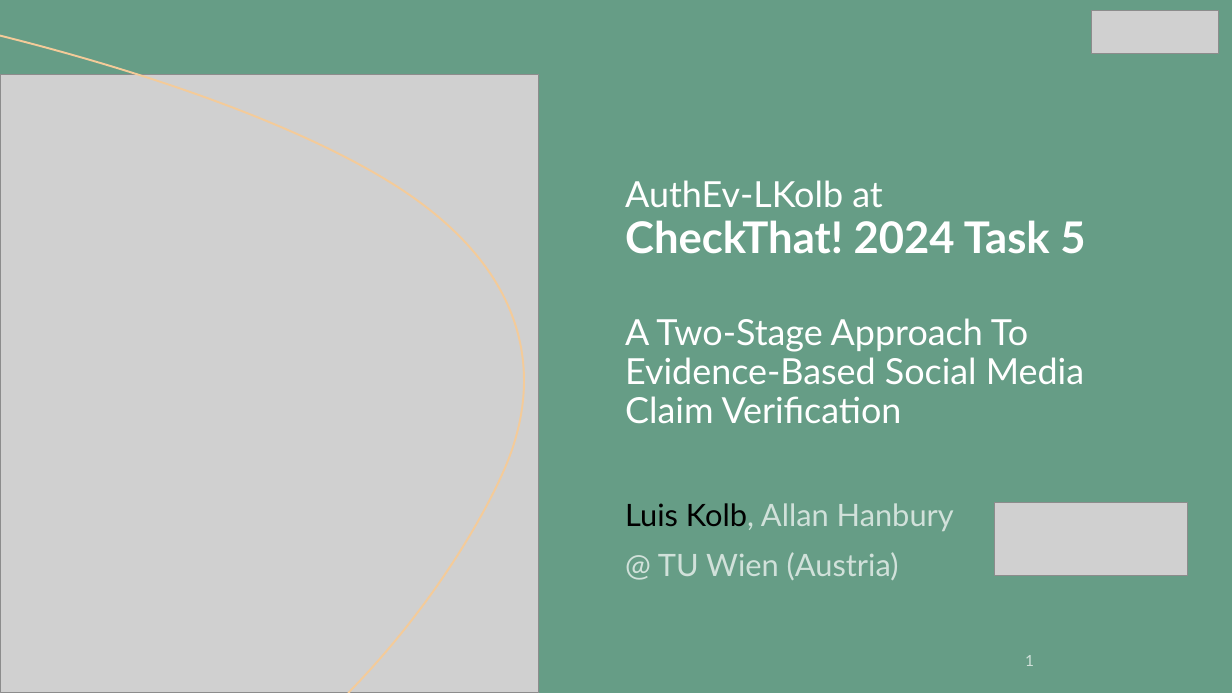
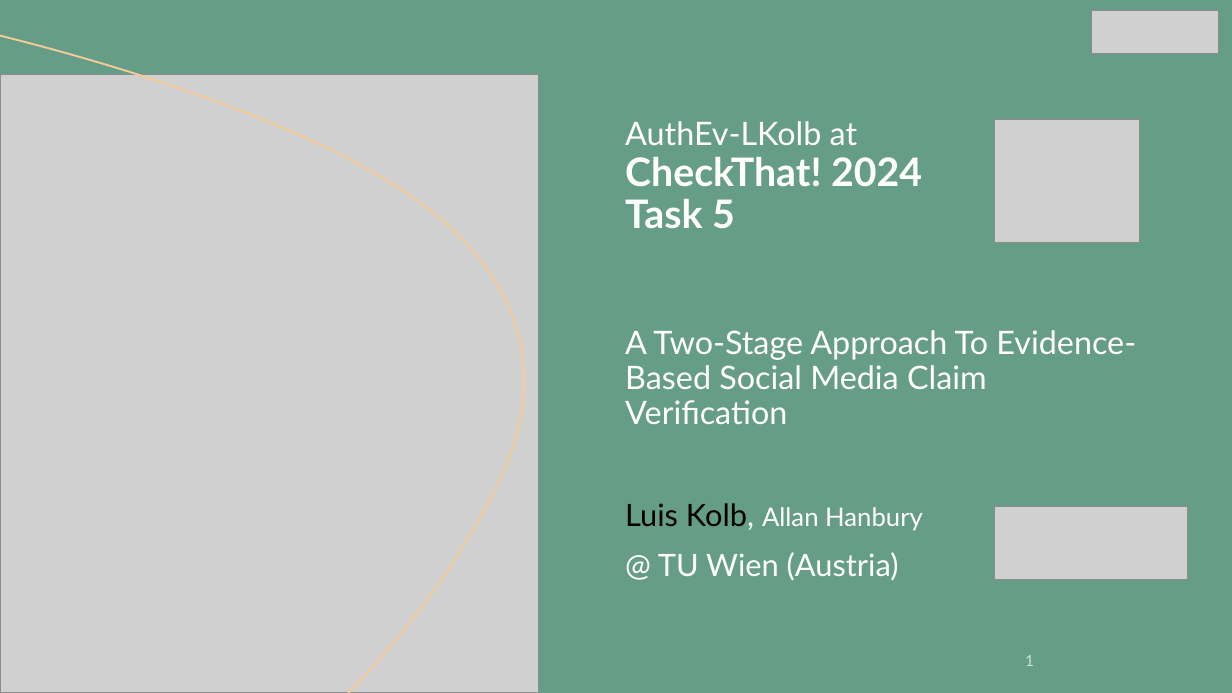
Before and after one commit to LuisKolb/clef-2024-authority, a slide deck: slide 1 of talk/CLEF 2024 talk Luis Kolb.pptx. Drawn at 1232x693 pixels with LibreOffice and Linux fonts; fonts in the diff are those of the drawing; grey boxes stand for pictures; background and template pictures are left out. Boxes give left, top, right and bottom in pixels: in the first picture for what was removed or moved away, otherwise in the second. Text is boxed around its words. In the diff, an @@ line names an element or a change of style, - is before the commit and + after.

```diff
--- a/talk/CLEF 2024 talk Luis Kolb.pptx
+++ b/talk/CLEF 2024 talk Luis Kolb.pptx
@@ title "AuthEv-LKolb at CheckThat! 2024 Task ..." at (x1=625, y1=121, x2=1136, y2=424): size 28 to 25.2 pt in "AuthEv-LKolb at", "A Two-Stage Approach To Evidence-Based Social Media ..."; size 34 to 30.6 pt in "CheckThat! 2024 Task 5" @@
@@ picture added at (x1=995, y1=120, x2=1141, y2=243) @@
@@ subtitle "Luis Kolb, Allan Hanbury" at (x1=625, y1=503, x2=923, y2=581): size 24 to 20 pt in "Allan Hanbury"; text colour #FFFFFF at 70% opacity to #FFFFFF in "Kolb, Allan Hanbury", "@ TU Wien (Austria)" @@
@@ picture moved from (x1=995, y1=503, x2=1188, y2=576) to (x1=995, y1=507, x2=1188, y2=580) @@
```
Also in this commit, not shown: 16 other slides changed, 2 other files.
